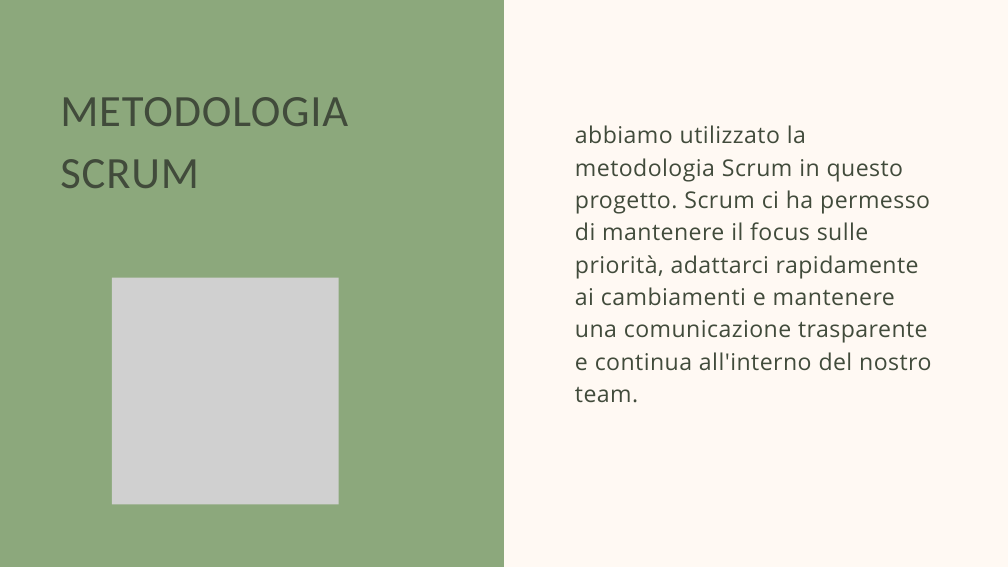
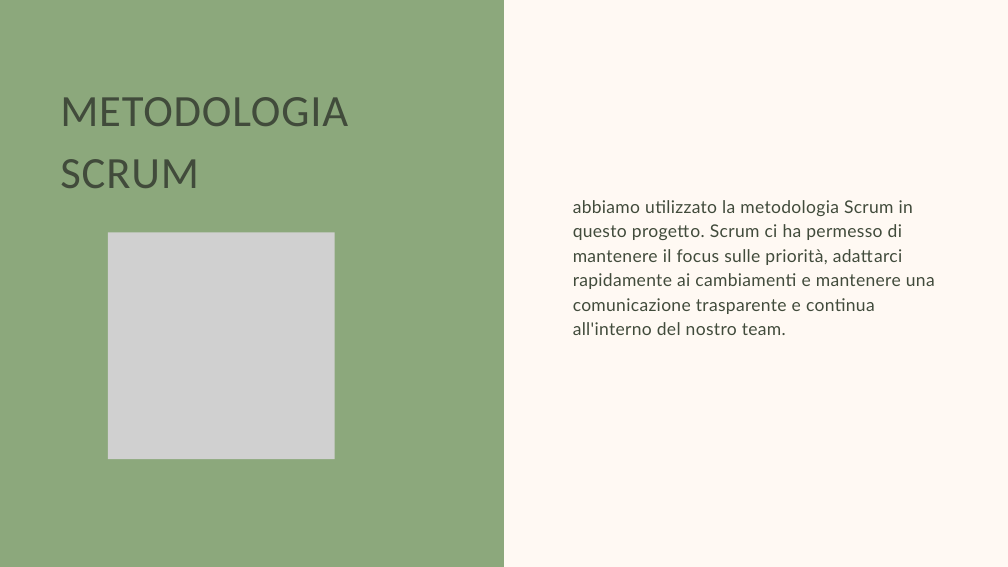
Before and after one commit to KKatowice/ProjectWork, a slide deck: slide 3 of presentazione/Presentazione ProjectWork-DrivenChoice.pptx. Drawn at 1008x567 pixels with LibreOffice and Linux fonts; fonts in the diff are those of the drawing; grey boxes stand for pictures. Boxes give left, top, right and bottom in pixels: in the first picture for what was removed or moved away, otherwise in the second. Text is boxed around its words. In the diff, an @@ line names an element or a change of style, - is before the commit and + after.

```diff
--- a/presentazione/Presentazione ProjectWork-DrivenChoice.pptx
+++ b/presentazione/Presentazione ProjectWork-DrivenChoice.pptx
@@ text "abbiamo utilizzato la metodologia Scrum ...": place and size @@
-text "abbiamo utilizzato la metodologia Scrum ..." at box(575, 125, 931, 403)
+text "abbiamo utilizzato la metodologia Scrum ..." at box(573, 200, 935, 335)
@@ text "abbiamo utilizzato la metodologia Scrum ..." at box(573, 200, 935, 335): size 33 to 25 pt, font Open Sans to Lato, letter spacing 0.7 to 0.5 pt; line spacing 46.2pt to 35pt @@
@@ picture: place and size @@
-picture at box(112, 278, 339, 505)
+picture at box(108, 232, 335, 459)
```
Also in this commit, not shown: 6 other slides changed, 2 slides added, 1 slide removed.
